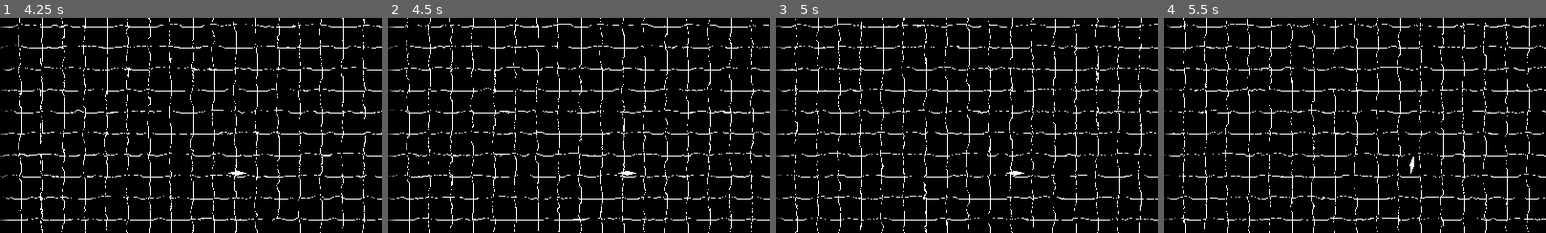
Above: before the commit, frames 1-4 (left to right).
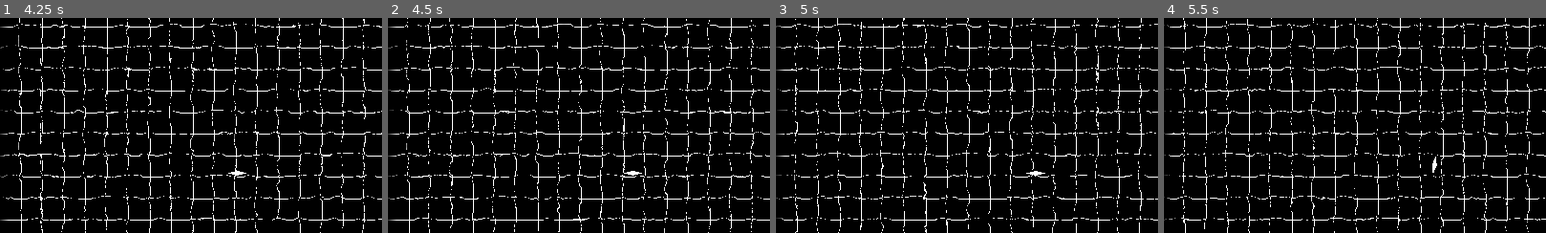
Above: after the commit, the same moments.

Repository: wdfeer/seabattle
Game: Godot game, scene res://src/splash.tscn
Two runs of this game, one before a commit and one after it. Both use one fixed random seed, a clock stepped at 60 frames per second and the inputs below.
Inputs:
- Up to frame 1 (4.25 s): hold D (right) 0.53-1.28 s; hold S (down) 1.28-2 s; click "Ready" at 2 s; click "Ready" at 2.75 s; hold D (right) from 3.53 s (still down)
- Up to frame 2 (4.5 s): release D (right) at 4.28 s; hold Space (forward, bound only after the commit) from 4.28 s (still down)
- Up to frame 3 (5 s): keep holding Space (forward, bound only after the commit)
- Up to frame 4 (5.5 s): release Space (forward, bound only after the commit) at 5.03 s; hold A (left) from 5.03 s (still down)
The pictures show only the part of the screen within x 0-50%, y 18-68%; the shares and areas given below are measured in that part.

Frame 1 is identical in both runs. In frame 2, less than 0.1% of the frame differs, in the area x 60-67%, y 71-74%; in frame 3, 0.1%, in the area x 60-71%, y 71-74%; in frame 4, 0.1%.

Commit message:
Sail forward with space

Diff:
--- a/project.godot
+++ b/project.godot
@@ -52,6 +52,11 @@
 "events": [Object(InputEventKey,"resource_local_to_scene":false,"resource_name":"","device":-1,"window_id":0,"alt_press …(192 unchanged characters)…
 ]
 }
+forward={
+"deadzone": 0.5,
+"events": [Object(InputEventKey,"resource_local_to_scene":false,"resource_name":"","device":-1,"window_id":0,"alt_pressed":false,"shift_pressed":false,"ctrl_pressed":false,"meta_pressed":false,"pressed":false,"keycode":0,"physical_keycode":32,"key_label":0,"unicode":32,"location":0,"echo":false,"script":null)
+]
+}
 
 [rendering]
 
--- a/src/boats/boat.gd
+++ b/src/boats/boat.gd
@@ -21,6 +21,8 @@
 		var angle_direction = sign(angle_diff)
 		rotation += delta * body.turn_speed * angle_direction
 
-	# Update velocity based on new rotation
+	sail_forward(delta)
+
+func sail_forward(delta: float):
 	velocity = Vector2.from_angle(rotation) * body.speed * delta
 	move_and_slide()
--- a/src/boats/player_controller.gd
+++ b/src/boats/player_controller.gd
@@ -3,6 +3,10 @@
 @onready var boat: Boat = $".."
 
 func _physics_process(delta: float) -> void:
+	if Input.is_action_pressed("forward"):
+		boat.sail_forward(delta)
+		return
+
 	var vx = Input.get_axis("left", "right")
 	var vy = Input.get_axis("up", "down")
 	var direction = Vector2(vx, vy)
